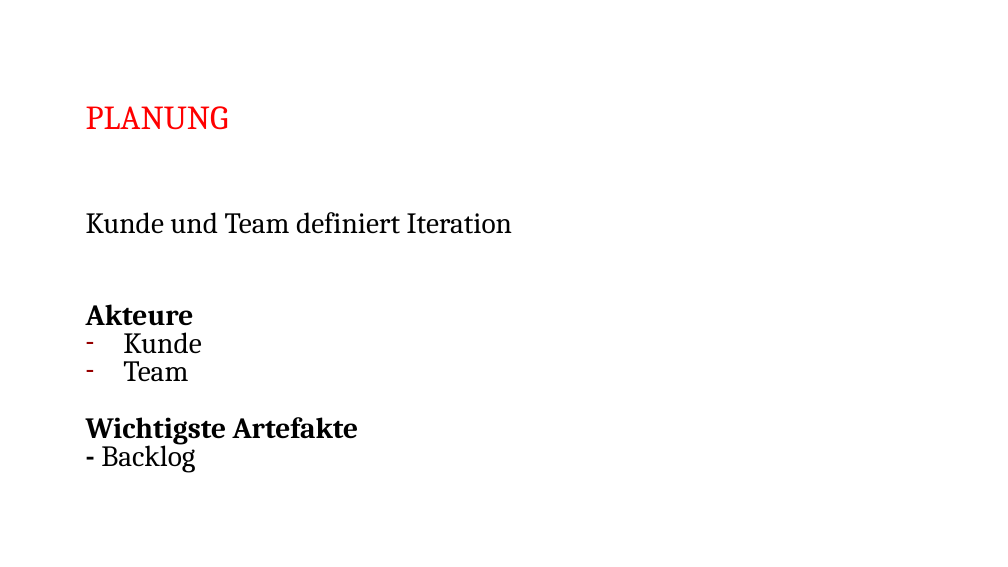
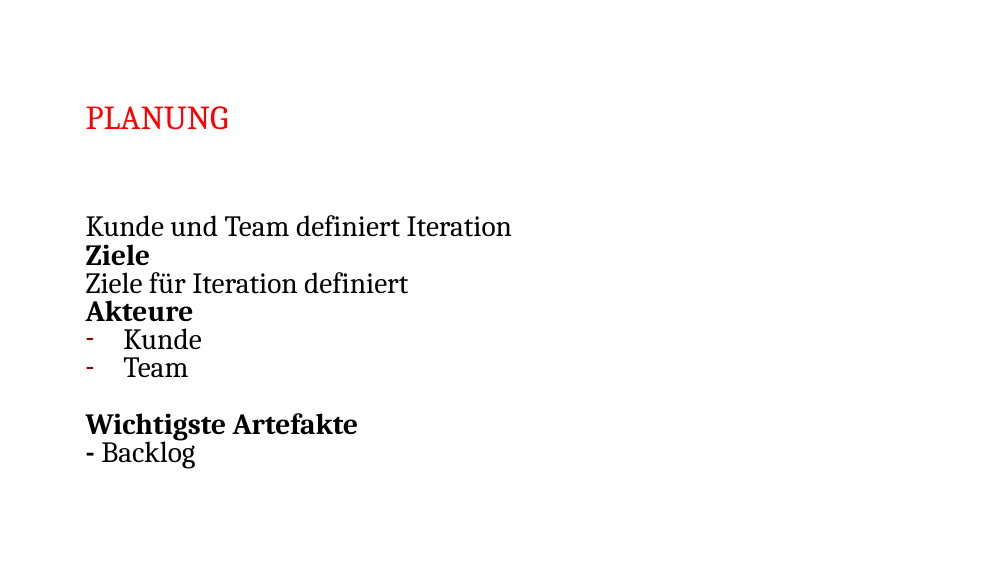
Before and after one commit to shylux/ch.bfh.bti7081.s2015.rot, a slide deck: slide 6 of doc/task02/Task 2.pptx (slide 7 before the commit). Drawn at 1008x567 pixels with LibreOffice and Linux fonts; fonts in the diff are those of the drawing. Boxes give left, top, right and bottom in pixels: in the first picture for what was removed or moved away, otherwise in the second. Text is boxed around its words. In the diff, an @@ line names an element or a change of style, - is before the commit and + after.

```diff
--- a/doc/task02/Task 2.pptx
+++ b/doc/task02/Task 2.pptx
@@ text at [86, 215, 512, 294]: text changed @@
-Kunde und Team definiert Iteration
+Kunde und Team definiert Iteration
+Ziele
+Ziele für Iteration definiert
```
Also in this commit, not shown: 4 other slides changed, 1 slide added, 2 slides removed.
